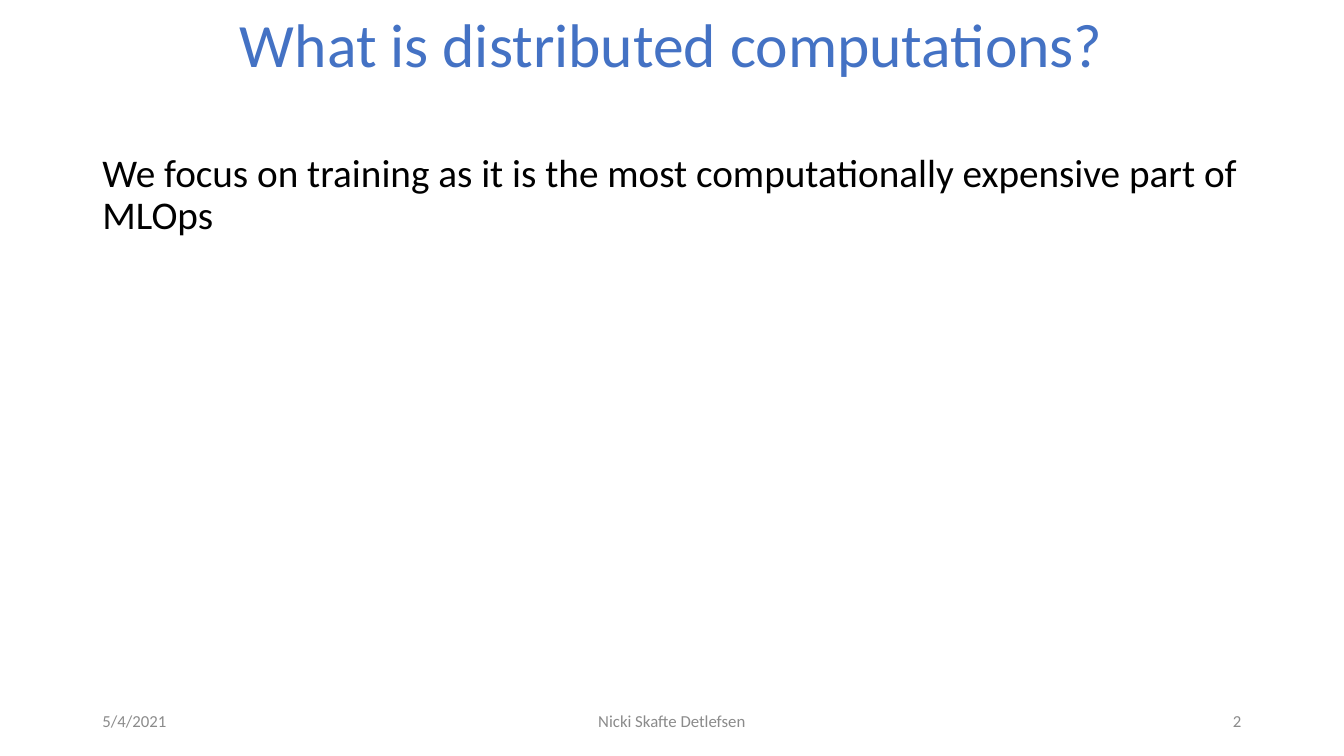
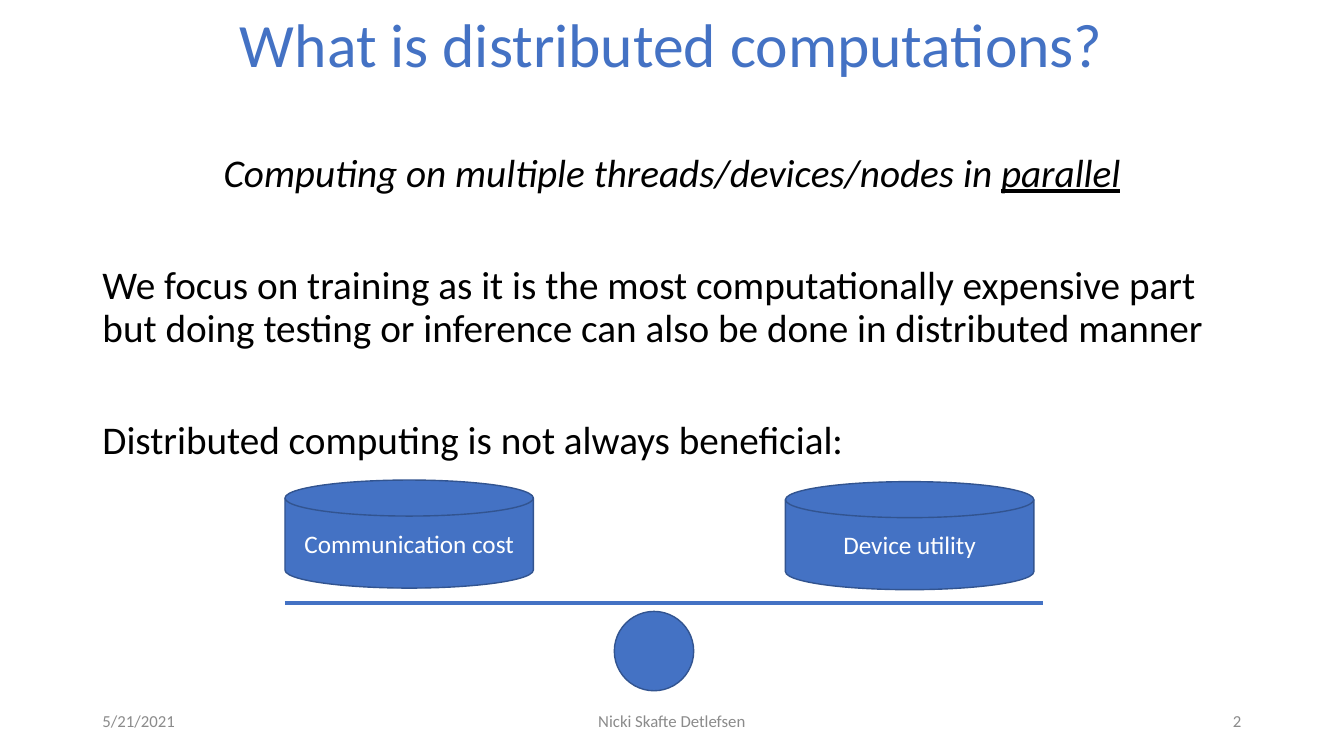
Before and after one commit to DeepEasterbunny/dtu_mlops, a slide deck: slide 2 of 07_distributed_training/DistributedTraining.pptx. Drawn at 1344x756 pixels with LibreOffice and Linux fonts; fonts in the diff are those of the drawing; background and template pictures are left out. Boxes give left, top, right and bottom in pixels: in the first picture for what was removed or moved away, otherwise in the second. Text is boxed around its words. In the diff, an @@ line names an element or a change of style, - is before the commit and + after.

Commit message:
distributed

```diff
--- a/07_distributed_training/DistributedTraining.pptx
+++ b/07_distributed_training/DistributedTraining.pptx
@@ text at [102,159,1202,461]: text changed @@
-We focus on training as it is the most computationally expensive part of MLOps
+Computing on multiple threads/devices/nodes in parallel
+We focus on training as it is the most computationally expensive part but doing testing or inference can also be done in distributed manner
+Distributed computing is not always beneficial:
@@ cylinder added at [285,480,533,588], fill #4472C4, outline #325491 1 pt, 18 pt, text #FFFFFF @@
+Communication cost
@@ cylinder added at [785,482,1033,590], fill #4472C4, outline #325491 1 pt, 18 pt, text #FFFFFF @@
+Device utility
@@ line added from (285, 604) to (1044, 604), #4472C4 3 pt @@
@@ ellipse added at [614,612,694,692], fill #4472C4, outline #325491 1 pt @@
@@ text at [102,715,174,728]: text changed @@
-5/4/2021
+5/21/2021
```
Also in this commit, not shown: 8 other slides changed, 3 slides added, 6 other files.
